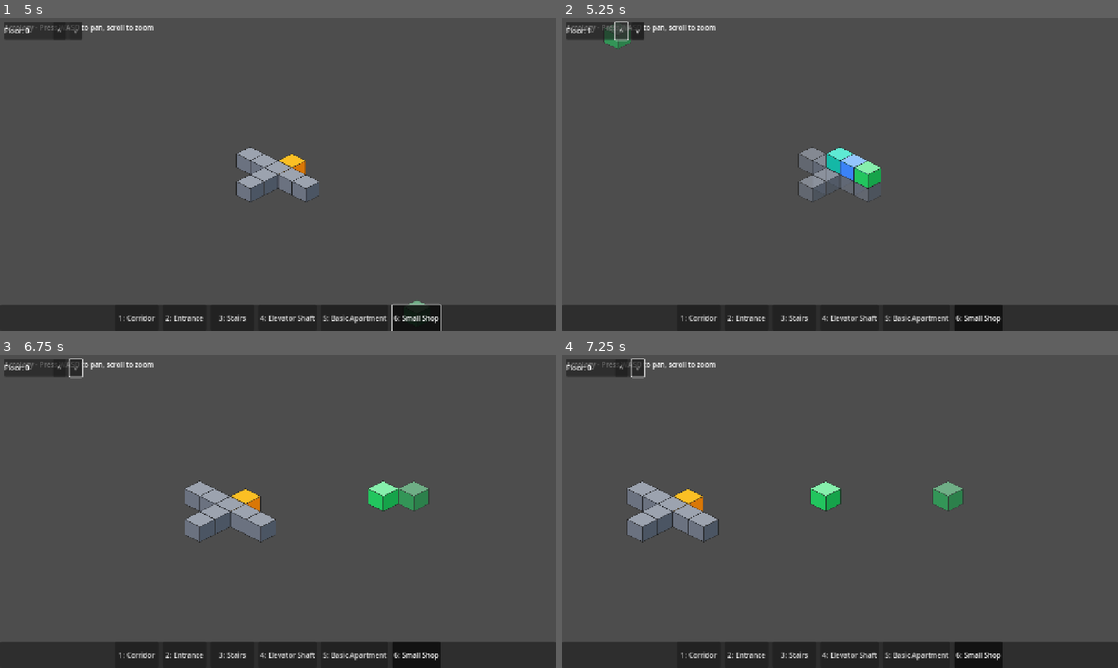
Above: before the commit, frames 1-4 (two rows, left to right).
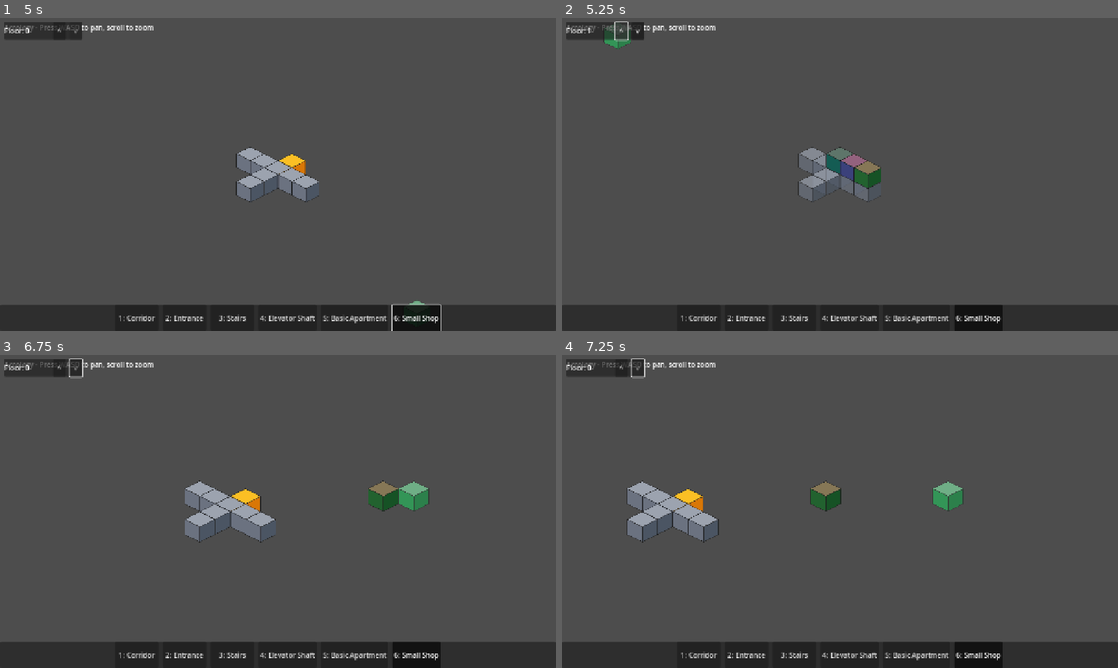
Above: after the commit, the same moments.

Repository: thoughtpunch/arcology-game
Game: Godot game, scene res://scenes/main.tscn
Same seed, same stepped clock (60 frames per second), same inputs: the game is played once before the commit and once after it.
Inputs (mouse positions are in pixels of both pictures, inside the frame that each line leads up to):
- Up to frame 1 (5 s): click "1: Corridor" at 0.5 s; click "2: Entrance" at 1.25 s; click "3: Stairs" at 2 s; click "4: Elevator Shaft" at 2.75 s; click "5: Basic Apartment" at 3.5 s; click "6: Small Shop" at 4.25 s
- Up to frame 2 (5.25 s): click "^" at 5 s
- Up to frame 3 (6.75 s): click "v" at 5.75 s; tap Enter at 6.5 s; move the mouse to (400, 495) at 6.52 s; hold D (move_right) from 6.53 s (still down); hold Mouse wheel up (zoom_in) from 6.53 s (still down); click (400, 495) at 6.67 s
- Up to frame 4 (7.25 s): keep holding D (move_right); keep holding Mouse wheel up (zoom_in)

Frame 1 is identical in both runs. In frame 2, 0.7% of the frame differs, in the area x 47-58%, y 41-55%; in frame 3, 0.4%; in frame 4, 0.4%.

Commit message:
feat: arcology-itx.4 - Show connectivity warning on disconnected blocks
Add visual feedback for blocks not connected to entrance:
- Disconnected blocks render with red tint (Color(1.0, 0.5, 0.5))
- Connected blocks render with normal white tint
- BlockRenderer connects to Grid.connectivity_changed signal
- Floor visibility preserves connectivity tint (combines alpha with color)

Test coverage:
- 10 unit tests in test_connectivity_visuals.gd
- Tests color constants, visual updates, and alpha preservation

Co-Authored-By: Claude Opus 4.5 <noreply@anthropic.com>

Diff:
--- a/src/core/block_renderer.gd
+++ b/src/core/block_renderer.gd
@@ -27,11 +27,15 @@
 		# Disconnect from old grid
 		grid.block_added.disconnect(_on_block_added)
 		grid.block_removed.disconnect(_on_block_removed)
+		if grid.has_signal("connectivity_changed"):
+			grid.connectivity_changed.disconnect(_on_connectivity_changed)
 		_clear_all_sprites()
 
 	grid = new_grid
 	grid.block_added.connect(_on_block_added)
 	grid.block_removed.connect(_on_block_removed)
+	if grid.has_signal("connectivity_changed"):
+		grid.connectivity_changed.connect(_on_connectivity_changed)
 
 	# Render existing blocks
 	for block in grid.get_all_blocks():
@@ -146,6 +150,12 @@
 		return
 
 	var sprite: Sprite2D = _sprites[pos]
+	var block = grid.get_block(pos) if grid else null
+
+	# Determine base color (connected = white, disconnected = red tint)
+	var base_color := CONNECTED_TINT
+	if block and not block.connected:
+		base_color = DISCONNECTED_TINT
 
 	if pos.z > current_floor:
 		# Above current floor - hide completely
@@ -153,12 +163,13 @@
 	elif pos.z == current_floor:
 		# Current floor - full opacity
 		sprite.visible = true
-		sprite.modulate.a = 1.0
+		sprite.modulate = Color(base_color.r, base_color.g, base_color.b, 1.0)
 	elif pos.z >= current_floor - FLOORS_BELOW_VISIBLE:
 		# Below but within visible range - fade based on depth
 		sprite.visible = true
 		var depth: int = current_floor - pos.z
-		sprite.modulate.a = 1.0 - (depth * OPACITY_FALLOFF)
+		var alpha := 1.0 - (depth * OPACITY_FALLOFF)
+		sprite.modulate = Color(base_color.r, base_color.g, base_color.b, alpha)
 	else:
 		# Too far below - hide completely
 		sprite.visible = false
@@ -169,3 +180,32 @@
 	var game_state = get_tree().get_root().get_node_or_null("/root/GameState")
 	if game_state:
 		_update_sprite_visibility(pos, game_state.current_floor)
+
+
+# --- Connectivity Visual Feedback ---
+
+# Color for disconnected blocks (red tint)
+const DISCONNECTED_TINT := Color(1.0, 0.5, 0.5)
+const CONNECTED_TINT := Color.WHITE
+
+
+## Update connectivity visuals for all blocks
+func _on_connectivity_changed() -> void:
+	for pos in _sprites.keys():
+		var block = grid.get_block(pos)
+		if block:
+			_update_connectivity_visual(block)
+
+
+## Update connectivity visual for a single block
+func _update_connectivity_visual(block) -> void:
+	if not block.sprite:
+		return
+
+	# Get current alpha (from floor visibility)
+	var current_alpha: float = block.sprite.modulate.a
+
+	if block.connected:
+		block.sprite.modulate = Color(CONNECTED_TINT.r, CONNECTED_TINT.g, CONNECTED_TINT.b, current_alpha)
+	else:
+		block.sprite.modulate = Color(DISCONNECTED_TINT.r, DISCONNECTED_TINT.g, DISCONNECTED_TINT.b, current_alpha)
--- /dev/null
+++ b/test/test_connectivity_visuals.gd
@@ -0,0 +1,108 @@
+extends SceneTree
+## Unit tests for connectivity visual feedback (arcology-itx.4)
+
+var _tests_passed := 0
+var _tests_failed := 0
+
+
+func _init():
+	print("=== Connectivity Visuals Tests ===")
+
+	_test_disconnected_tint_constant()
+	_test_connected_tint_constant()
+	_test_update_connectivity_visual_connected()
+	_test_update_connectivity_visual_disconnected()
+	_test_visibility_preserves_connectivity_tint()
+
+	print("\n=== Results: %d passed, %d failed ===" % [_tests_passed, _tests_failed])
+	quit()
+
+
+func _assert(condition: bool, message: String):
+	if condition:
+		_tests_passed += 1
+		print("  ✓ " + message)
+	else:
+		_tests_failed += 1
+		print("  ✗ " + message)
+
+
+func _assert_color_approx(actual: Color, expected: Color, message: String):
+	var tolerance := 0.01
+	var matches: bool = (
+		abs(actual.r - expected.r) < tolerance and
+		abs(actual.g - expected.g) < tolerance and
+		abs(actual.b - expected.b) < tolerance
+	)
+	if matches:
+		_tests_passed += 1
+		print("  ✓ " + message)
+	else:
+		_tests_failed += 1
+		print("  ✗ " + message + " (got %s, expected %s)" % [actual, expected])
+
+
+# --- Test Cases ---
+
+func _test_disconnected_tint_constant():
+	print("\nTest: DISCONNECTED_TINT is reddish")
+	var renderer = BlockRenderer.new()
+	_assert(renderer.DISCONNECTED_TINT.r > 0.9, "Red channel should be high")
+	_assert(renderer.DISCONNECTED_TINT.g < 0.6, "Green channel should be reduced")
+	_assert(renderer.DISCONNECTED_TINT.b < 0.6, "Blue channel should be reduced")
+
+
+func _test_connected_tint_constant():
+	print("\nTest: CONNECTED_TINT is white")
+	var renderer = BlockRenderer.new()
+	_assert_color_approx(renderer.CONNECTED_TINT, Color.WHITE, "Connected tint should be white")
+
+
+func _test_update_connectivity_visual_connected():
+	print("\nTest: Connected block gets white tint")
+	var renderer = BlockRenderer.new()
+
+	# Create mock block with sprite
+	var sprite = Sprite2D.new()
+	sprite.modulate = Color.RED  # Start with something else to verify change
+	var block = {"connected": true, "sprite": sprite}
+
+	renderer._update_connectivity_visual(block)
+
+	_assert_color_approx(sprite.modulate, Color.WHITE, "Connected block should be white")
+
+
+func _test_update_connectivity_visual_disconnected():
+	print("\nTest: Disconnected block gets red tint")
+	var renderer = BlockRenderer.new()
+
+	# Create mock block with sprite
+	var sprite = Sprite2D.new()
+	sprite.modulate = Color.WHITE
+	var block = {"connected": false, "sprite": sprite}
+
+	renderer._update_connectivity_visual(block)
+
+	_assert(sprite.modulate.r > 0.9, "Disconnected block should have high red")
+	_assert(sprite.modulate.g < 0.6, "Disconnected block should have reduced green")
+
+
+func _test_visibility_preserves_connectivity_tint():
+	print("\nTest: Floor visibility preserves connectivity tint")
+	# This test verifies that when floor visibility is updated,
+	# the connectivity tint (red for disconnected) is preserved
+	var renderer = BlockRenderer.new()
+	var grid = Grid.new()
+	renderer.grid = grid
+
+	var sprite = Sprite2D.new()
+	var block = {"connected": false, "sprite": sprite, "grid_position": Vector3i(0, 0, 0), "block_type": "corridor"}
+	grid.set_block(Vector3i(0, 0, 0), block)
+	renderer._sprites[Vector3i(0, 0, 0)] = sprite
+
+	# Update visibility for current floor
+	renderer._update_sprite_visibility(Vector3i(0, 0, 0), 0)
+
+	_assert(sprite.modulate.r > 0.9, "Should preserve red tint after visibility update")
+	_assert(sprite.modulate.g < 0.6, "Should preserve reduced green after visibility update")
+	_assert(sprite.modulate.a > 0.99, "Alpha should be full for current floor")
Not shown, changed: .beads/issues.jsonl
